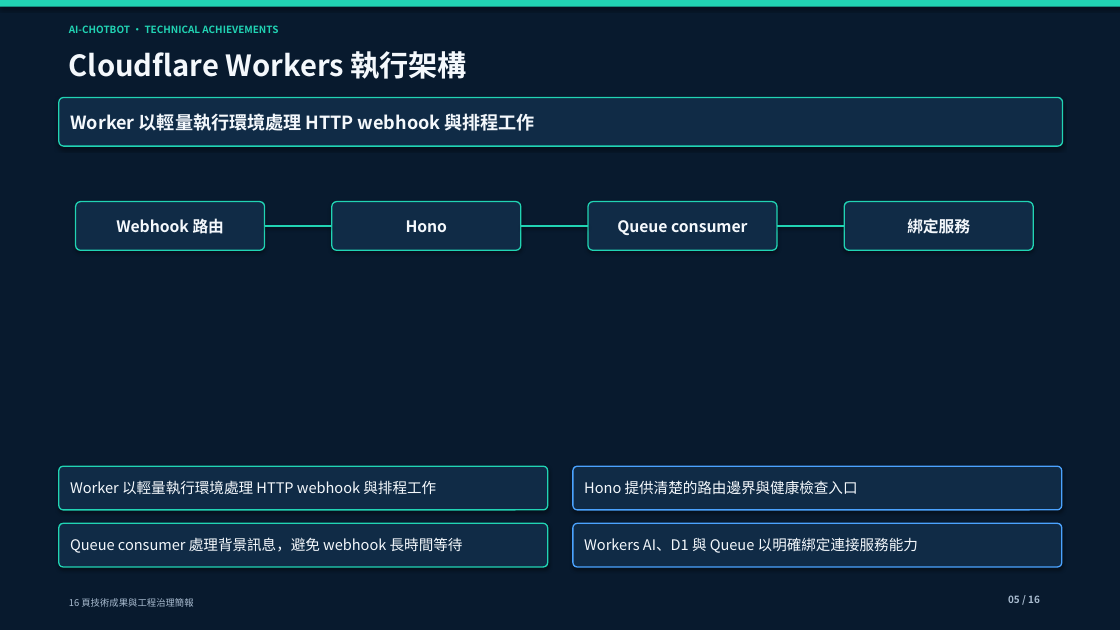
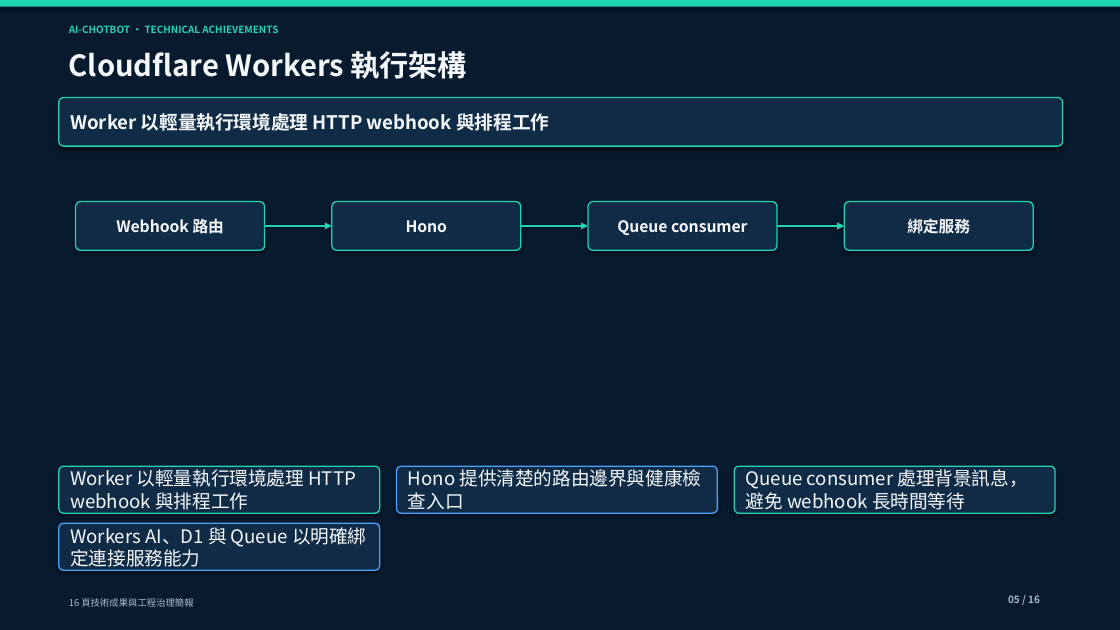
Before and after one commit to yamopeng0918/AI-ChotBot, a slide deck: slide 5 of docs/presentations/AI-ChotBot-technical-achievements.pptx. Drawn at 1120x630 pixels with LibreOffice and Linux fonts; fonts in the diff are those of the drawing. Boxes give left, top, right and bottom in pixels: in the first picture for what was removed or moved away, otherwise in the second. Text is boxed around its words. In the diff, an @@ line names an element or a change of style, - is before the commit and + after.

```diff
--- a/docs/presentations/AI-ChotBot-technical-achievements.pptx
+++ b/docs/presentations/AI-ChotBot-technical-achievements.pptx
@@ rounded rectangle "Worker 以輕量執行環境處理 HTTP webhook 與排程工作" at (x1=59, y1=97, x2=1063, y2=146): size 15.5 to 16 pt @@
@@ line (265, 226) - (332, 226): line to arrow @@
@@ line (521, 226) - (588, 226): line to arrow @@
@@ line (777, 226) - (844, 226): line to arrow @@
@@ rounded rectangle "Worker 以輕量執行環境處理 HTTP webhook 與排程工作" resized from (x1=59, y1=466, x2=548, y2=510) to (x1=59, y1=466, x2=380, y2=513) @@
@@ rounded rectangle "Hono 提供清楚的路由邊界與健康檢查入口" resized from (x1=573, y1=466, x2=1062, y2=510) to (x1=397, y1=466, x2=718, y2=513) @@
@@ rounded rectangle "Queue consumer 處理背景訊息，避免 webhook 長時間等待" resized from (x1=59, y1=523, x2=548, y2=567) to (x1=734, y1=466, x2=1055, y2=513) @@
@@ size 12.5 to 16 pt in 4 elements at (x1=59, y1=466, x2=380, y2=513), (x1=397, y1=466, x2=718, y2=513), (x1=734, y1=466, x2=1055, y2=513), (x1=59, y1=523, x2=380, y2=571) @@
@@ rounded rectangle "Workers AI、D1 與 Queue 以明確綁定連接服務能力" resized from (x1=573, y1=523, x2=1062, y2=567) to (x1=59, y1=523, x2=380, y2=571) @@
```
Also in this commit, not shown: 15 other slides changed, 3 other files.
